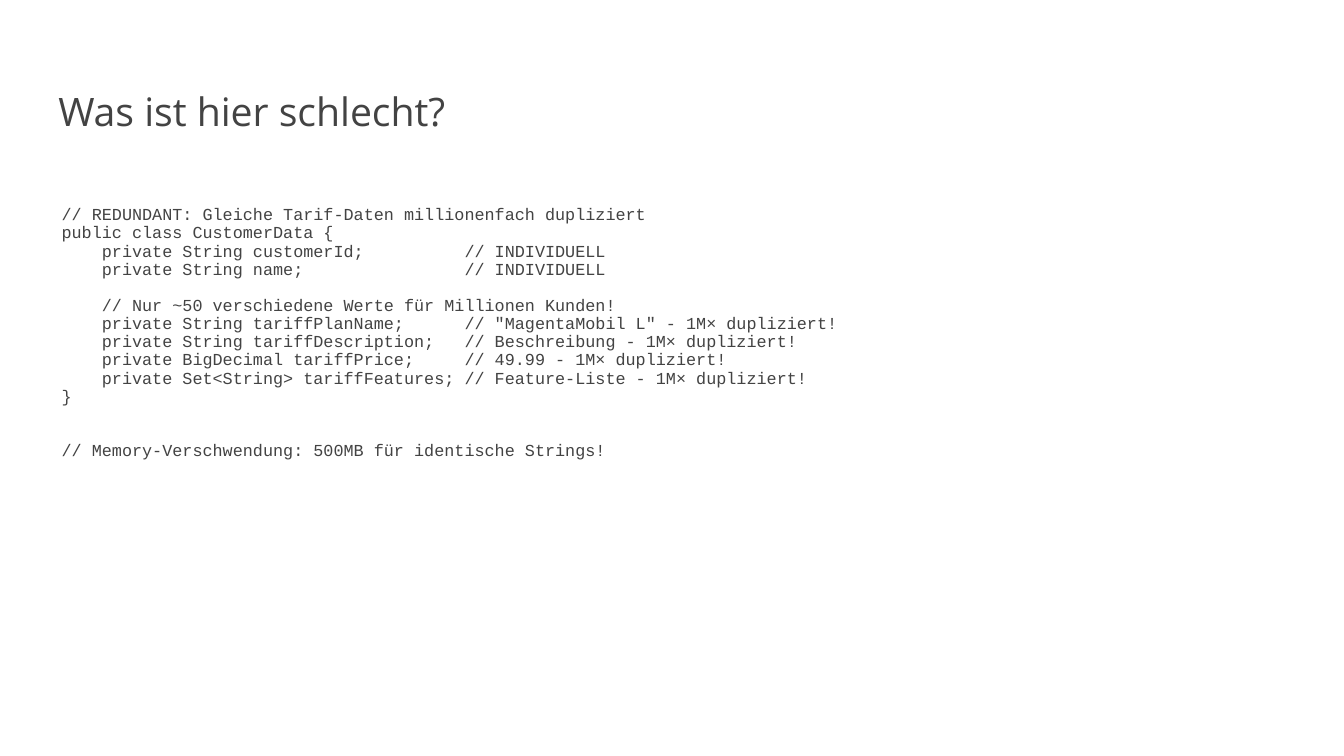
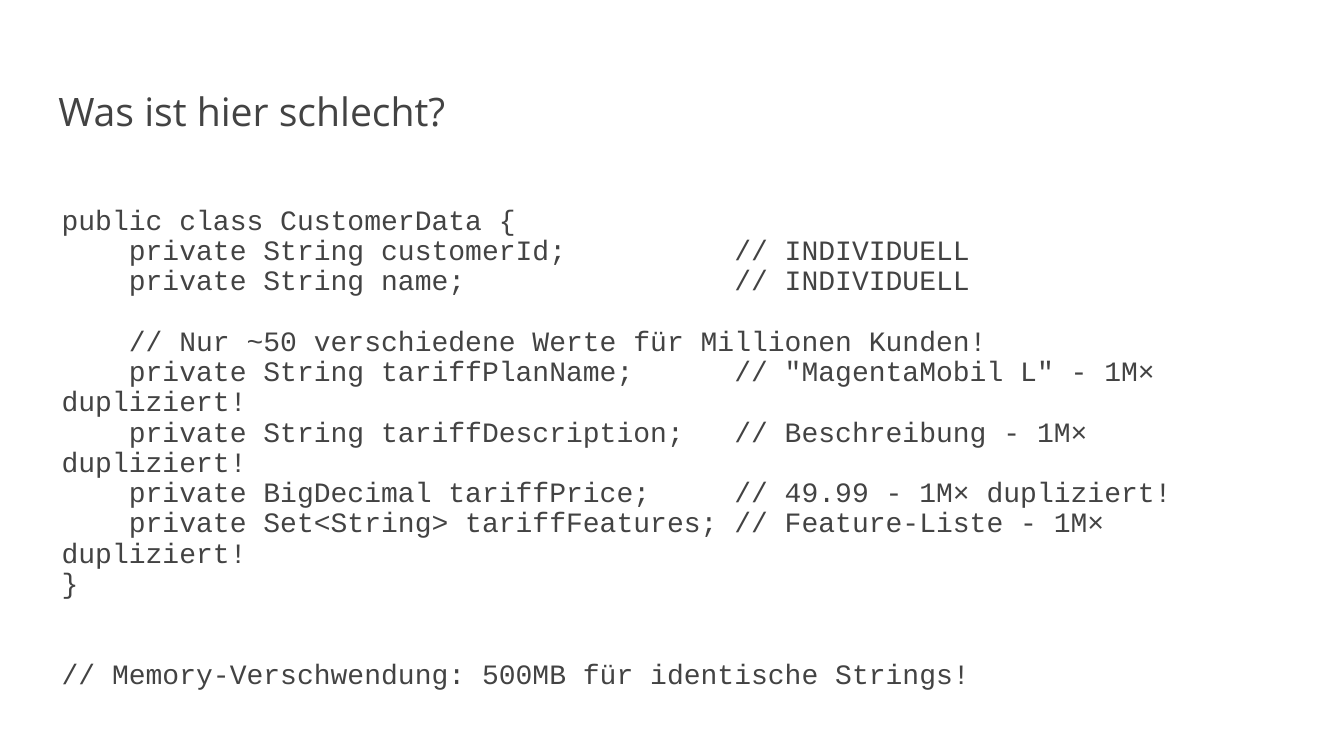
Before and after one commit to vanillacore-net/september-2025-telekom-training, a slide deck: slide 23 of presentations/powerpoint/block2-presentation.pptx. Drawn at 1344x756 pixels with LibreOffice and Linux fonts; fonts in the diff are those of the drawing; background and template pictures are left out. Boxes give left, top, right and bottom in pixels: in the first picture for what was removed or moved away, otherwise in the second. Text is boxed around its words. In the diff, an @@ line names an element or a change of style, - is before the commit and + after.

```diff
--- a/presentations/powerpoint/block2-presentation.pptx
+++ b/presentations/powerpoint/block2-presentation.pptx
@@ text at <box>62,210,1172,690</box>: text changed; size 12 to 20 pt @@
-// REDUNDANT: Gleiche Tarif-Daten millionenfach dupliziert
-public class CustomerData {
-private String customerId; // INDIVIDUELL
-private String name; // INDIVIDUELL
-// Nur ~50 verschiedene Werte für Millionen Kunden!
-private String tariffPlanName; // "MagentaMobil L" - 1M× dupliziert!
-private String tariffDescription; // Beschreibung - 1M× dupliziert!
-private BigDecimal tariffPrice; // 49.99 - 1M× dupliziert!
-private Set<String> tariffFeatures; // Feature-Liste - 1M× dupliziert!
-}
-// Memory-Verschwendung: 500MB für identische Strings!
+public class CustomerData {
+private String customerId; // INDIVIDUELL
+private String name; // INDIVIDUELL
+// Nur ~50 verschiedene Werte für Millionen Kunden!
+private String tariffPlanName; // "MagentaMobil L" - 1M× dupliziert!
+private String tariffDescription; // Beschreibung - 1M× dupliziert!
+private BigDecimal tariffPrice; // 49.99 - 1M× dupliziert!
+private Set<String> tariffFeatures; // Feature-Liste - 1M× dupliziert!
+}
+// Memory-Verschwendung: 500MB für identische Strings!
```
Also in this commit, not shown: 2 other slides changed, 12 other files.
